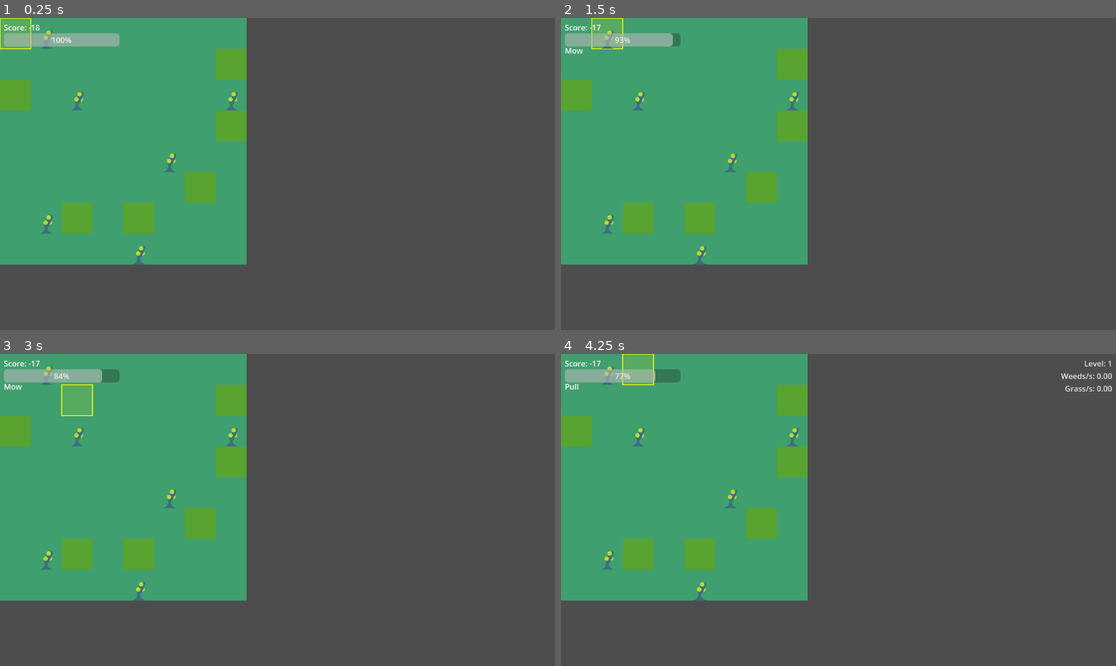
Above: before the commit, frames 1-4 (two rows, left to right).
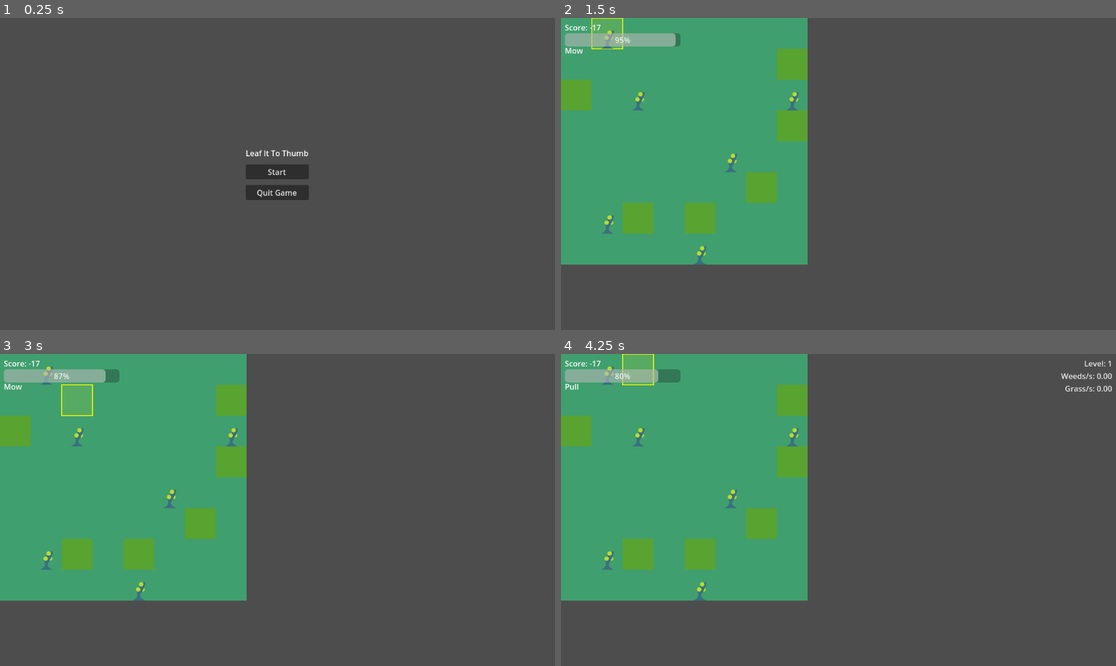
Above: after the commit, the same moments.

Repository: mcelroyian/lawndemonium
Game: Godot game, scene res://scenes/StartScreen.tscn
The game is run twice, just before and just after one commit, with the same random seed, the same clock (stepped at 60 frames per second) and the same inputs. Before the commit the project starts from res://scenes/Main.tscn.
Inputs (mouse positions are in pixels of both pictures, inside the frame that each line leads up to):
- Up to frame 1 (0.25 s): no input
- Up to frame 2 (1.5 s): click (838, 170) at 0.5 s, where only the run after the commit has a clickable "Start"; tap Enter at 1.25 s; hold D (move_right) from 1.28 s (still down); hold Space (action) from 1.28 s (still down)
- Up to frame 3 (3 s): release D (move_right) at 2.03 s; release Space (action) at 2.03 s; hold S (move_down) 2.03-2.78 s; tap Tab (toggle_action) at 2.1 s; tap Enter at 2.75 s; hold D (move_right) from 2.78 s (still down); tap Ctrl at 2.85 s
- Up to frame 4 (4.25 s): tap Space (action) at 3.5, 3.6 s; release D (move_right) at 3.53 s; hold W (move_up) from 3.53 s (still down)

The runs differ from the first frame. In frame 1, 36% of the frame differs, in the area x 0-56%, y 0-80%; in frame 2, less than 0.1%; in frame 3, less than 0.1%; in frame 4, less than 0.1%.

Commit message:
Add StartScreen scene and script for game initialization and navigation

Diff:
--- a/project.godot
+++ b/project.godot
@@ -11,7 +11,7 @@
 [application]
 
 config/name="LeafItToThumb"
-run/main_scene="res://scenes/Main.tscn"
+run/main_scene="res://scenes/StartScreen.tscn"
 config/features=PackedStringArray("4.4")
 
 [autoload]
--- a/scenes/Main.tscn
+++ b/scenes/Main.tscn
@@ -12,11 +12,7 @@
 [node name="Board" type="TileMapLayer" parent="."]
 tile_set = ExtResource("2_vcsgt")
 script = ExtResource("2")
-auto_tick_enabled = null
-global_base_spawn_chance = null
 weeds_layer_path = NodePath("../Weeds")
-weed_atlas_position = null
-tile_atlas_positions = null
 
 [node name="Cursor" type="Node2D" parent="."]
 script = ExtResource("3")
--- /dev/null
+++ b/scenes/StartScreen.tscn
@@ -0,0 +1,41 @@
+[gd_scene load_steps=2 format=3]
+
+[ext_resource type="Script" path="res://scripts/StartScreen.gd" id="1"]
+
+[node name="StartScreen" type="Control"]
+layout_mode = 3
+anchors_preset = 15
+anchor_right = 1.0
+anchor_bottom = 1.0
+grow_horizontal = 2
+grow_vertical = 2
+script = ExtResource("1")
+
+[node name="Center" type="CenterContainer" parent="."]
+layout_mode = 1
+anchors_preset = 15
+anchor_right = 1.0
+anchor_bottom = 1.0
+grow_horizontal = 2
+grow_vertical = 2
+
+[node name="VBox" type="VBoxContainer" parent="Center"]
+layout_mode = 2
+theme_override_constants/separation = 12
+alignment = 1
+
+[node name="Title" type="Label" parent="Center/VBox"]
+layout_mode = 2
+text = "Leaf It To Thumb"
+horizontal_alignment = 1
+vertical_alignment = 1
+size_flags_horizontal = 4
+size_flags_vertical = 4
+
+[node name="StartButton" type="Button" parent="Center/VBox"]
+layout_mode = 2
+text = "Start"
+
+[node name="QuitButton" type="Button" parent="Center/VBox"]
+layout_mode = 2
+text = "Quit Game"
--- /dev/null
+++ b/scripts/StartScreen.gd
@@ -0,0 +1,21 @@
+extends Control
+
+@onready var start_button: Button = $Center/VBox/StartButton
+@onready var quit_button: Button = $Center/VBox/QuitButton
+
+func _ready() -> void:
+    if start_button and not start_button.pressed.is_connected(_on_start):
+        start_button.pressed.connect(_on_start)
+    if quit_button and not quit_button.pressed.is_connected(_on_quit):
+        quit_button.pressed.connect(_on_quit)
+
+func _on_start() -> void:
+    var lm := get_node_or_null("/root/LevelMgr")
+    if lm and lm.has_method("set_level"):
+        lm.call("set_level", 0)
+    var err := get_tree().change_scene_to_file("res://scenes/Main.tscn")
+    if err != OK:
+        push_warning("Failed to load Main.tscn: %s" % str(err))
+
+func _on_quit() -> void:
+    get_tree().quit()
Not shown, added: scripts/StartScreen.gd.uid
